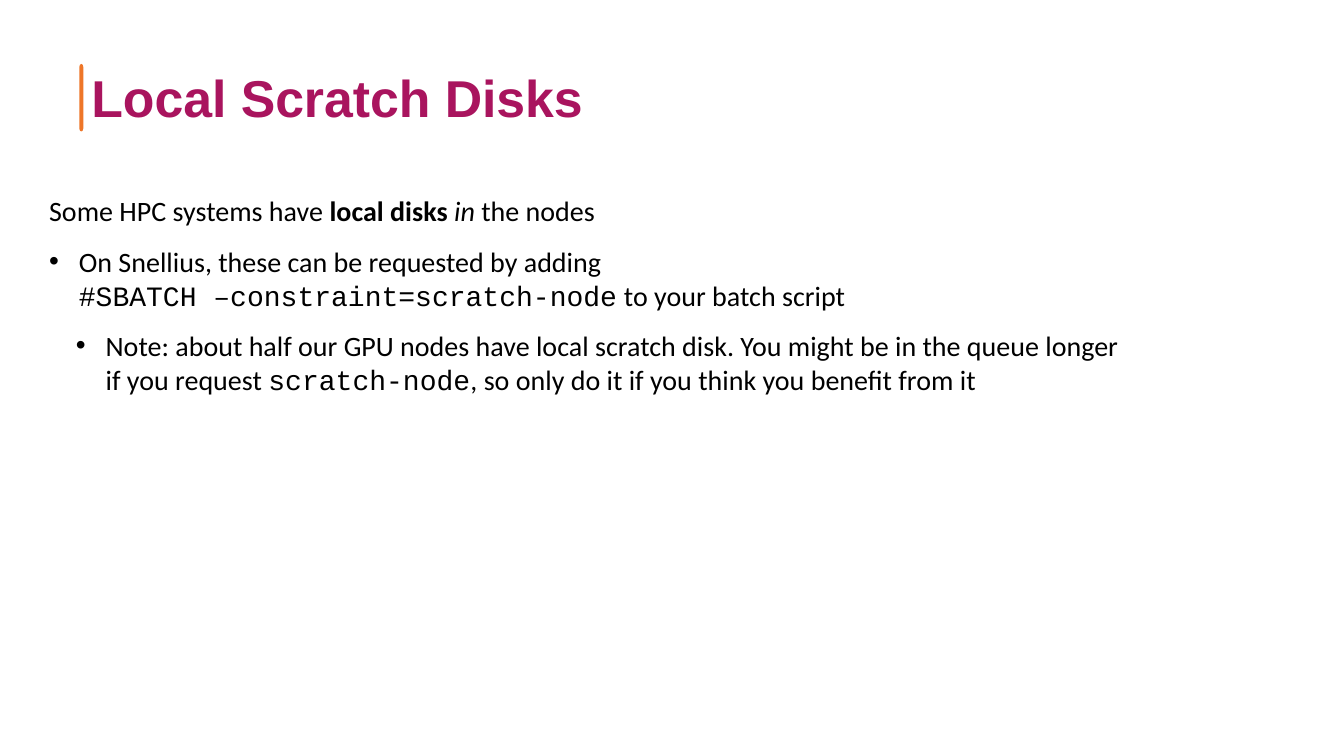
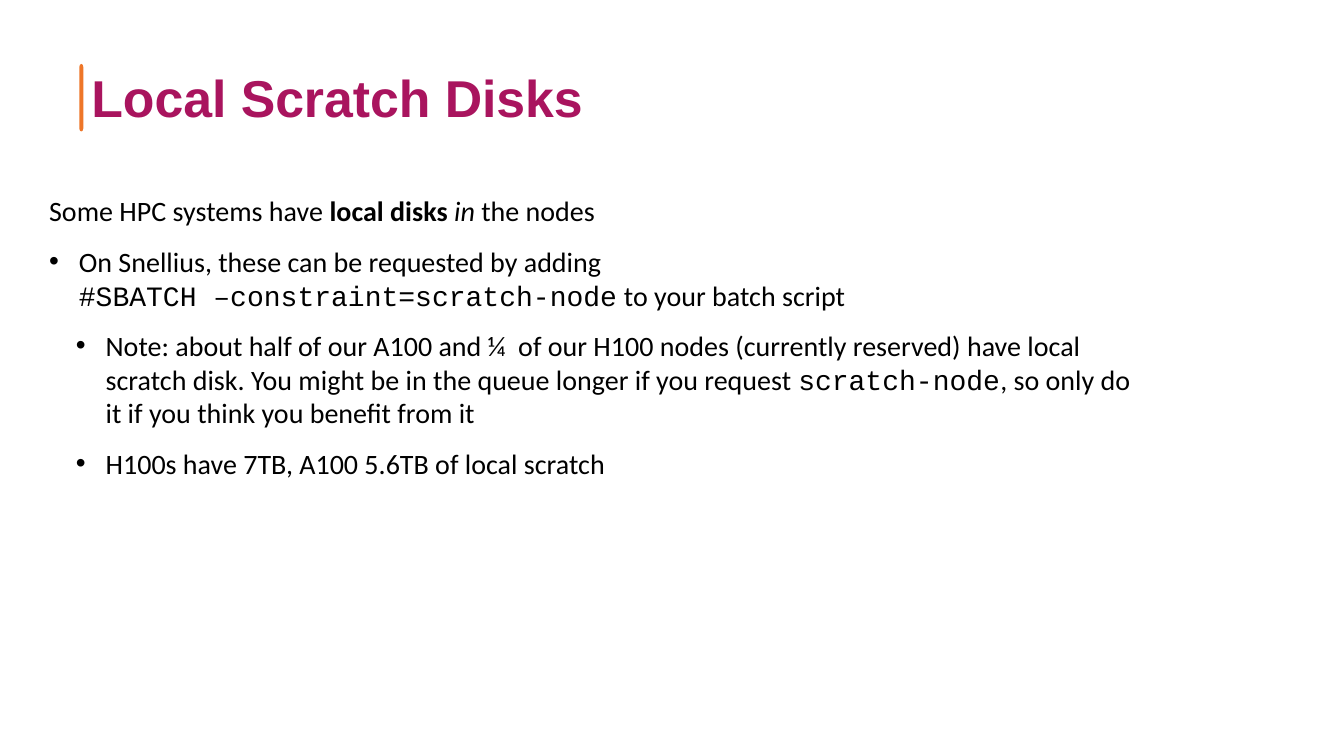
Before and after one commit to sara-nl/HPML-course-materials, a slide deck: slide 12 of Day2/slides/HPC_FS_Packed_Data.pptx. Drawn at 1344x756 pixels with LibreOffice and Linux fonts; fonts in the diff are those of the drawing; grey boxes stand for pictures. Boxes give left, top, right and bottom in pixels: in the first picture for what was removed or moved away, otherwise in the second. Text is boxed around its words. In the diff, an @@ line names an element or a change of style, - is before the commit and + after.

```diff
--- a/Day2/slides/HPC_FS_Packed_Data.pptx
+++ b/Day2/slides/HPC_FS_Packed_Data.pptx
@@ text at box(106, 335, 1131, 478): text changed @@
-  • Note: about half our GPU nodes have local scratch disk. You might be in the queue longer if you request scratch-node, so only do it if you think you benefit from it
+  • Note: about half of our A100 and ¼ of our H100 nodes (currently reserved) have local scratch disk. You might be in the queue longer if you request scratch-node, so only do it if you think you benefit from it
+  • H100s have 7TB, A100 5.6TB of local scratch
```
Also in this commit, not shown: 3 other slides changed, 1 slide added, 12 other files.
